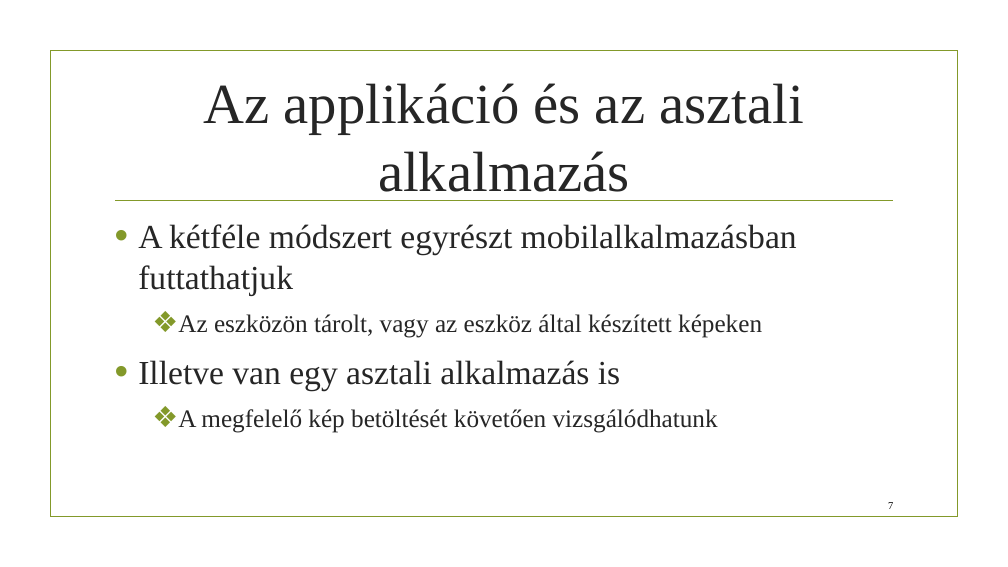
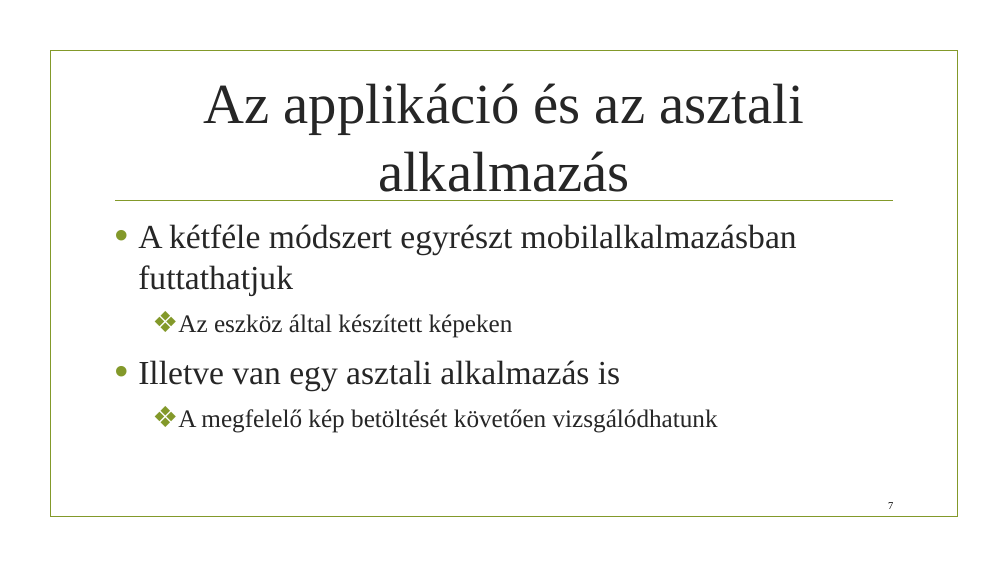
Before and after one commit to Tomikoma/IMN104L-1-dobokocka, a slide deck: slide 7 of Dobókockák.pptx. Drawn at 1008x567 pixels with LibreOffice and Linux fonts; fonts in the diff are those of the drawing; background and template pictures are left out. Boxes give left, top, right and bottom in pixels: in the first picture for what was removed or moved away, otherwise in the second. Text is boxed around its words. In the diff, an @@ line names an element or a change of style, - is before the commit and + after.

```diff
--- a/Dobókockák.pptx
+++ b/Dobókockák.pptx
@@ text at (178, 314, 513, 338): text changed @@
-  ❖ Az eszközön tárolt, vagy az eszköz által készített képeken
+  ❖ Az eszköz által készített képeken
```
Also in this commit, not shown: 1 other slide changed.
